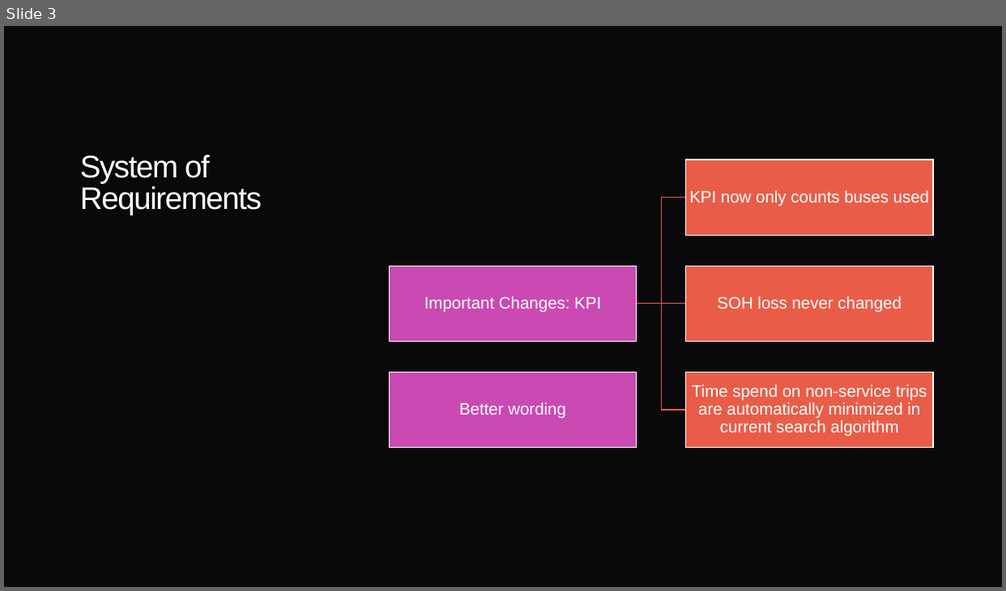
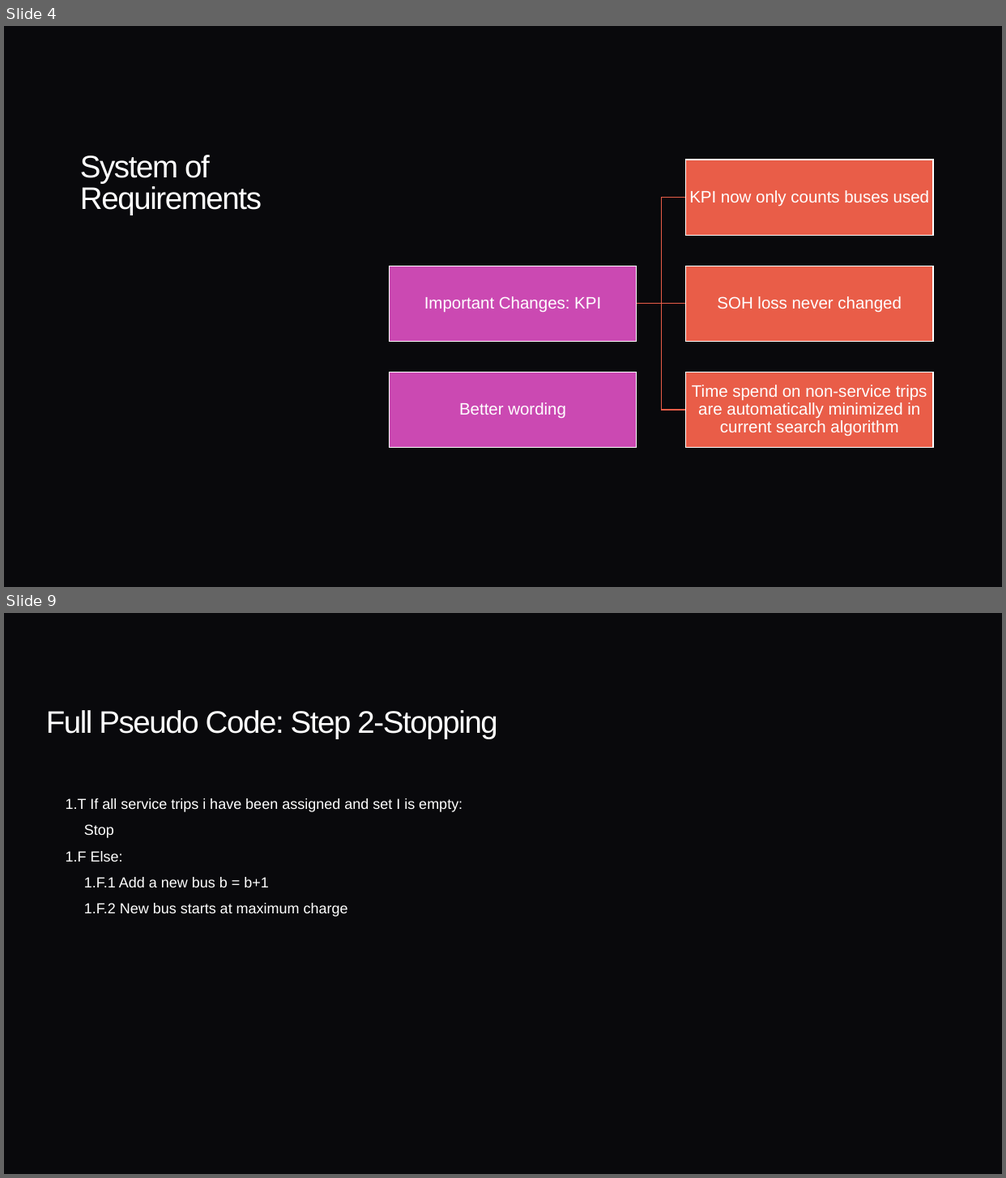
Before and after one commit to ginassadauskas/Project5Group1, a slide deck: Legal/StatementOfRequirementsV3.pptx. Shown one above the other, each under a label of ours: slide 3 before the commit, slides 4 and 9 after it; the slides between them are not shown. The pictures are 1006x591 and 1006x1178 pixels, drawn with LibreOffice and Linux fonts; fonts in the diff are those of the drawing. Boxes give left, top, right and bottom in pixels: in the first picture for what was removed or moved away, otherwise in the second. Text is boxed around its words. In the diff, an @@ line names an element or a change of style, - is before the commit and + after.

```diff
--- a/Legal/StatementOfRequirementsV3.pptx
+++ b/Legal/StatementOfRequirementsV3.pptx
@@ slide 9 added at (x1=4, y1=613, x2=1002, y2=1174), background #09090C @@
@@ title added at (x1=46, y1=710, x2=497, y2=739), 30 pt, text #FFFFFF @@
+Full Pseudo Code: Step 2-Stopping
@@ text added at (x1=66, y1=798, x2=462, y2=917), 14 pt, text #FFFFFF @@
+  1.T If all service trips i have been assigned and set I is empty:
+    Stop
+  1.F Else:
+    1.F.1 Add a new bus b = b+1
+    1.F.2 New bus starts at maximum charge
@@ what was slide 3 is now slide 4 @@
```
Also in this commit, not shown: 1 slide changed, 6 other slides added, 1 other file.
